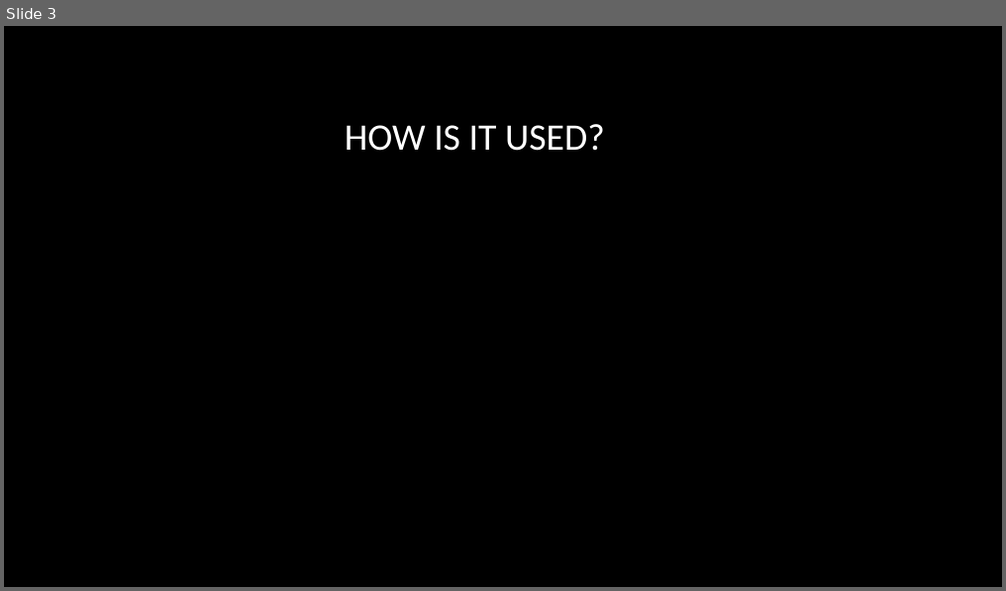
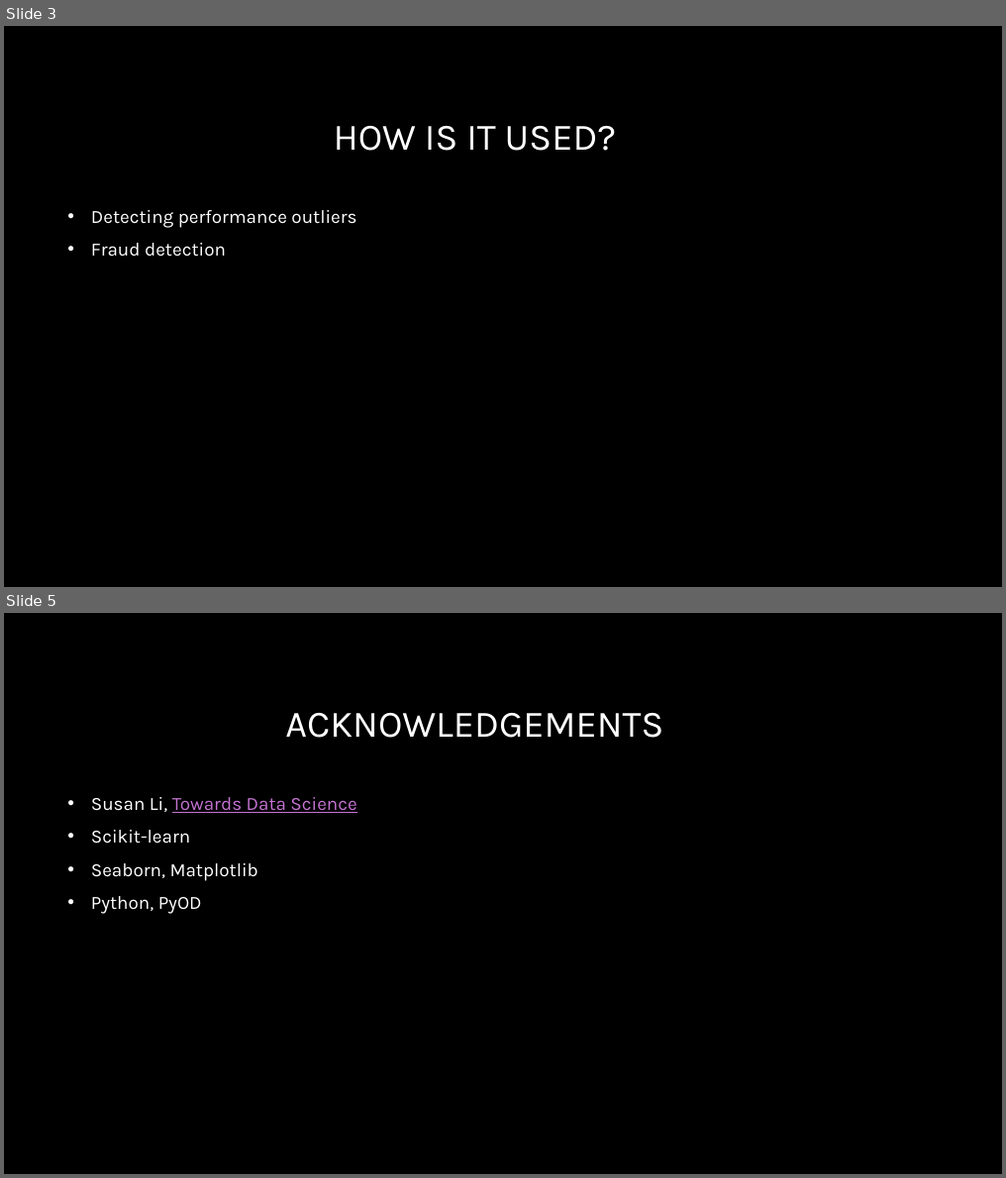
Before and after one commit to mdominguez2010/anomaly_detection, a slide deck: anomaly_detection.pptx. Shown one above the other, each under a label of ours: slide 3 before the commit, slides 3 and 5 after it; the slides between them are not shown. The pictures are 1006x591 and 1006x1178 pixels, drawn with LibreOffice and Linux fonts; fonts in the diff are those of the drawing; background and template pictures are left out. Boxes give left, top, right and bottom in pixels: in the first picture for what was removed or moved away, otherwise in the second. Text is boxed around its words. In the diff, an @@ line names an element or a change of style, - is before the commit and + after.

```diff
--- a/anomaly_detection.pptx
+++ b/anomaly_detection.pptx
@@ slide 5 added at (4, 613, 1002, 1174), background picture (left out) @@
@@ title added at (285, 713, 663, 738), 36 pt, text #FFFFFF @@
+ACKNOWLEDGEMENTS
@@ text added at (91, 797, 356, 914), 18 pt, text #FFFFFF @@
+• Susan Li, Towards Data Science
+• Scikit-learn
+• Seaborn, Matplotlib
+• Python, PyOD
@@ slide 3 changed as well @@
@@ title "HOW IS IT USED?" at (334, 126, 617, 151): font Calibri to Karla @@
@@ text added at (91, 210, 356, 257), 18 pt, text #FFFFFF @@
+• Detecting performance outliers
+• Fraud detection
```
Also in this commit, not shown: 2 other slides changed, 1 other slide added.
